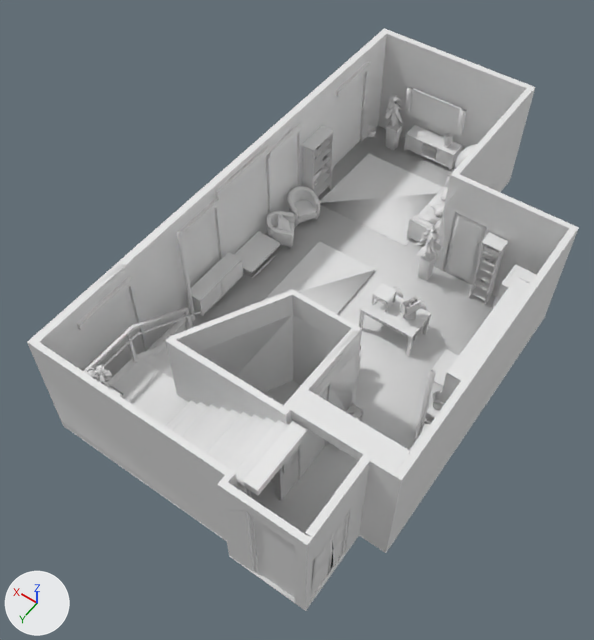
Renders of the glTF model static/3dModel/apt_3_nav/GT.glb from each side of a commit.
One viewpoint serves both versions: a 50 mm lens placed at (-4.96, 9.2, 15.58), pointed at (1.72, -0.16, 0.87). The lights are fixed; the arrows at lower left show +X, +Y and +Z. Where no turn or scale is listed for an object, it has been applied to the vertices. Vertices at the same position are counted once.
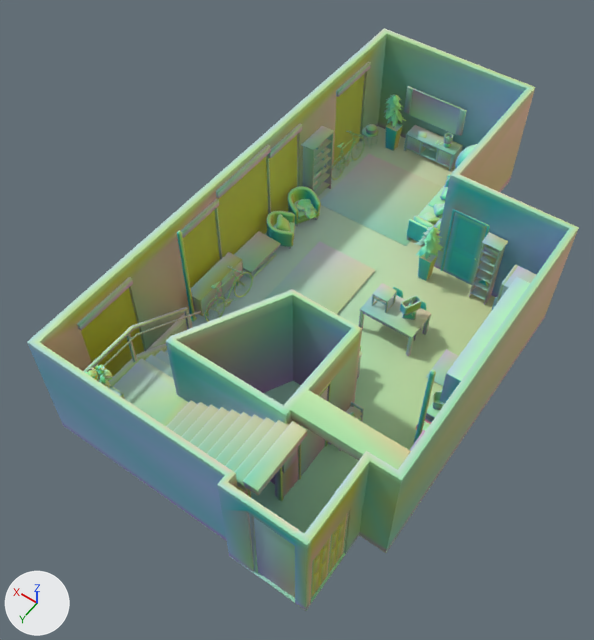
What differs and where, as boxes [x1, y1, x2, y2] in the pictures (594 x 640 px):
```json
{"part": 1, "of": "me_mesh_0", "change": "built on", "before": [95, 34, 530, 552], "after": [85, 66, 535, 598]}
{"part": 2, "of": "me_mesh_0", "change": "recoloured", "before": [27, 28, 579, 611], "after": [27, 28, 579, 611], "on screen": "grey to green"}
```

The change, as JSON lines over the scene's bpy script:
```json
{"op": "add", "block": "mat_defaultmaterial", "code": ["mat_defaultmaterial = bpy.data.materials.new('DefaultMaterial')", "mat_defaultmaterial.use_nodes = True; mat_defaultmaterial.node_tree.nodes.clear()", "_N = mat_defaultmaterial.node_tree.nodes; _L = mat_defaultmaterial.node_tree.links", "n0 = _N.new('ShaderNodeOutputMaterial'); n0.name = 'Material Output'", "n1 = _N.new('ShaderNodeBsdfPrincipled'); n1.name = 'Principled BSDF'", "n2 = _N.new('ShaderNodeVertexColor'); n2.name = 'Color Attribute'", "_L.new(n1.outputs[0], n0.inputs[0])  # 'BSDF' to 'Surface'", "_L.new(n2.outputs[0], n1.inputs[0])  # 'Color' to 'Base Color'"]}
{"block": "me_mesh_0", "where": "# used by ob_mesh_0; location = (0.0, 0.0, 0.0)"}
{"op": "remove", "block": "me_mesh_0", "code": "me_mesh_0.from_pydata(...)  # 9665 vertices, 11814 faces; spans x -2.68..4.58, y -8.16..4.83, z -0.08..3.04"}
{"op": "add", "block": "me_mesh_0", "code": "me_mesh_0.from_pydata(...)  # 65523 vertices, 119337 faces; spans x -2.68..4.58, y -8.16..4.83, z -0.08..3.04"}
{"block": "me_mesh_0", "change": "me_mesh_0 part 1: 140 vertices moved within x -2.5..4.34, y -7.53..4.54, z -0.02..2.5; 52 vertices removed from x -2.52..4.58, y -7.99..4.18, z -0.07..3.04; 55872 vertices added at x -2.61..4.45, y -7.99..4.6, z -0.08..3.0"}
{"block": "me_mesh_0", "change": "me_mesh_0 part 2: 6047 faces spanning x -2.68..4.58, y -8.16..4.83, z -0.08..3.04 switch from no material to mat_defaultmaterial"}
{"block": "me_mesh_0", "change": "me_mesh_0 part 3: the surface is now shaded flat"}
```
